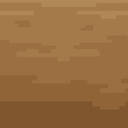
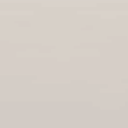
Comparing the layer stacks of the two 128 x 128 images. Changes:
hid "tile2", opacity 100% → 25% over 0, 0, 128, 128
"tile1": opacity 100% → 25% over 0, 0, 128, 128
hid group "References" (1 layers) over 0, 0, 128, 128
